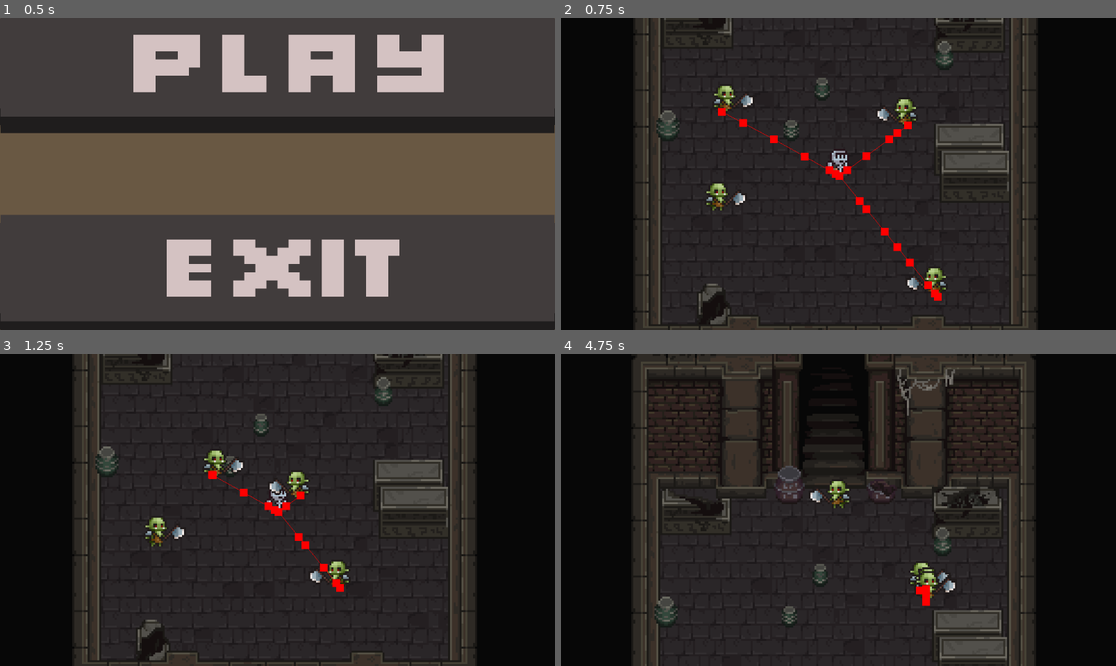
Above: before the commit, frames 1-4 (two rows, left to right).
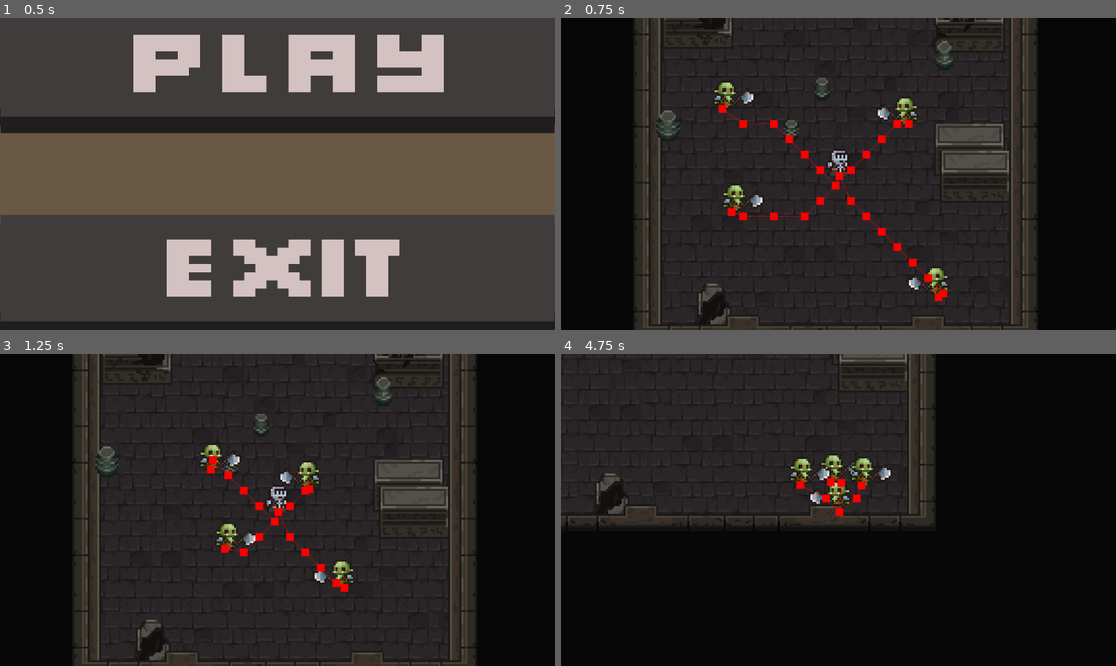
Above: after the commit, the same moments.

Repository: tlombardot/Mizofania
Game: Godot game, scene res://scenes/menu.tscn
Same seed, same stepped clock (60 frames per second), same inputs: the game is played once before the commit and once after it.
Inputs (mouse positions are in pixels of both pictures, inside the frame that each line leads up to):
- Up to frame 1 (0.5 s): no input
- Up to frame 2 (0.75 s): click (783, 92) at 0.5 s
- Up to frame 3 (1.25 s): no input
- Up to frame 4 (4.75 s): tap Enter (ui_accept) at 1.25, 1.52, 2.27, 3.77, 4.52 s; move the mouse to (960, 494) at 1.27 s; hold D (droite) 1.28-2.03 s; move the mouse to (727, 525) at 2.02 s; hold S (bas) 2.03-2.78 s; move the mouse to (894, 441) at 2.77 s; hold D (droite) 2.78-3.53 s; move the mouse to (810, 572) at 3.52 s; hold W (haut) 3.53-4.28 s; move the mouse to (1005, 556) at 4.27 s; hold A (gauche) from 4.28 s (still down)

Frame 1 is identical in both runs. In frame 2, 2.3% of the frame differs, in the area x 26-70%, y 20-91%; in frame 3, 2.4%; in frame 4, 51%, in the area x 0-86%, y 0-100%.

Commit message:
Fix: Pathfinding

Diff:
--- a/scenes/orc.tscn
+++ b/scenes/orc.tscn
@@ -115,8 +115,8 @@
 "speed": 5.0
 }]
 
-[sub_resource type="RectangleShape2D" id="RectangleShape2D_2byfh"]
-size = Vector2(5, 3)
+[sub_resource type="CircleShape2D" id="CircleShape2D_hu8b3"]
+radius = 8.0
 
 [node name="Orc" type="CharacterBody2D" unique_id=608689109 groups=["ennemi"]]
 z_index = 1
@@ -131,16 +131,20 @@
 frame_progress = 0.24142131
 
 [node name="CollisionShape2D" type="CollisionShape2D" parent="." unique_id=1532172233]
-position = Vector2(0.5, -1)
-shape = SubResource("RectangleShape2D_2byfh")
+position = Vector2(0, -7)
+shape = SubResource("CircleShape2D_hu8b3")
 
 [node name="NavigationAgent2D" type="NavigationAgent2D" parent="." unique_id=477617216]
 target_desired_distance = 20.0
+path_postprocessing = 1
+simplify_epsilon = 5.005
+avoidance_enabled = true
+radius = 5.0
 debug_enabled = true
 
-[node name="RayCast2D" type="RayCast2D" parent="." unique_id=964472646]
-position = Vector2(0, -31)
-target_position = Vector2(0, 31)
+[node name="RayCast2D" type="RayCast2D" parent="." unique_id=220680770]
+position = Vector2(0, -15)
+collide_with_bodies = false
 
 [node name="Timer" type="Timer" parent="." unique_id=1033635358]
 wait_time = 5.0
--- a/scripts/masque_projectile.gd
+++ b/scripts/masque_projectile.gd
@@ -14,11 +14,11 @@
 			player_ref.prendre_corps(body)
 		queue_free()
 
-	# 2. SI C'EST LE JOUEUR (On ignore, pour pas se tirer dessus soi-même)
+	# SI C'EST LE JOUEUR (On ignore, pour pas se tirer dessus soi-même)
 	elif body == player_ref:
 		pass # On ne fait rien
 
-	# 3. SI C'EST N'IMPORTE QUOI D'AUTRE (Donc un mur, un sol, une table...)
+	# SI C'EST N'IMPORTE QUOI D'AUTRE (Donc un mur, un sol, une table...)
 	else:
 		# On détruit le masque car il a tapé un obstacle
 		queue_free()
--- a/scripts/orc.gd
+++ b/scripts/orc.gd
@@ -1,7 +1,7 @@
 extends CharacterBody2D
 
 @export var speed = 60
-@export var vision_range = 200
+@export var vision_range = 250
 
 # États de l'ennemi
 enum State { IDLE, CHASE, SEARCH }
@@ -16,70 +16,108 @@
 @onready var timer_memoire = $Timer
 
 func _ready():
-	# On cherche le joueur
+	# 1. On récupère le joueur
 	player = get_tree().get_first_node_in_group("player")
 
-	# Réglage du pathfindingqs
-	nav_agent.path_desired_distance = 4.0
-	nav_agent.target_desired_distance = 4.0
+	# 2. On configure l'Agent de Navigation
+	nav_agent.path_desired_distance = 20.0
+	nav_agent.target_desired_distance = 20.0
 
-	# Configuration du Timer
+	# IMPORTANT POUR L'ÉVITEMENT :
+	# On connecte le signal qui nous donnera la "Vitesse Sûre" (calculée pour éviter les autres)
+	nav_agent.velocity_computed.connect(_on_velocity_computed)
+
+	# 3. Réglages divers
 	timer_memoire.timeout.connect(_on_memory_timeout)
-	raycast.add_exception(self)
+
+	# Petite astuce : on attend que la map soit chargée
+	call_deferred("actor_setup")
+
+func actor_setup():
+	await get_tree().physics_frame
 
 func _physics_process(delta):
 	if !player: return
 
-	#GESTION DE LA VUE (Raycast)
+	# --- A. VISION (SNIPER) ---
 	var distance = global_position.distance_to(player.global_position)
 	var can_see_player = false
-	var cible_visuelle = player.global_position + Vector2(0, -15)
-	# On pointe le laser vers le joueur
-	raycast.target_position = to_local(cible_visuelle)
+
+	# On vise le COEUR du joueur (-10px), pas ses pieds
+	var cible_coeur = player.global_position + Vector2(0, -10)
+
+	# On oriente le laser depuis les yeux de l'orc (to_local)
+	raycast.target_position = raycast.to_local(cible_coeur)
 	raycast.force_raycast_update()
 
-	# SI le joueur est assez près ET que le laser ne touche PAS de mur
-	if distance < vision_range and not raycast.is_colliding():
-		can_see_player = true
+	# Si on est assez près
+	if distance < vision_range:
+		# Si le Raycast tape le joueur (Option précise)
+		if raycast.is_colliding():
+			if raycast.get_collider() == player:
+				can_see_player = true
+		else:
+			# Si le Raycast ne touche RIEN (donc pas de mur), on te voit
+			# (Seulement si le joueur n'est PAS dans le mask du raycast)
+			can_see_player = true
 
-	#Changement d'état
+	# --- B. CERVEAU (Changement d'état) ---
 	if can_see_player:
 		current_state = State.CHASE
 		timer_memoire.stop()
 		last_known_position = player.global_position
 	elif current_state == State.CHASE and !can_see_player:
-		# On pert le joueur de vue !
 		current_state = State.SEARCH
-		timer_memoire.start() # On lance le chrono de 5 secondes
-		print("Je t'ai perdu ! Je cherche encore 5s...")
+		timer_memoire.start()
+		print("Je t'ai perdu ! Je cherche...")
 
-	#MOUVEMENT
+	# --- C. CALCUL DU MOUVEMENT ---
+	# Note : Ici on ne bouge pas encore ! On calcule juste où on VOUDRAIT aller.
+
+	var velocity_desiree = Vector2.ZERO
+
 	match current_state:
 		State.IDLE:
-			velocity = Vector2.ZERO
+			velocity_desiree = Vector2.ZERO
 			sprite.play("idle")
 
 		State.CHASE, State.SEARCH:
-			# Si on chasse ou cherche, on va vers la cible
+			# On met à jour la cible
 			nav_agent.target_position = last_known_position
 
 			if nav_agent.is_navigation_finished():
-				velocity = Vector2.ZERO
+				velocity_desiree = Vector2.ZERO
 				sprite.play("idle")
 			else:
-				# C'est ici que le pathfinding opère
 				var next_path_pos = nav_agent.get_next_path_position()
 				var direction = global_position.direction_to(next_path_pos)
-				velocity = direction * speed
+
+				# C'est ici qu'on définit la vitesse qu'on VEUT avoir
+				velocity_desiree = direction * speed
+
 				sprite.play("walk")
 
-				# Gestion Flip
-				if velocity.x < 0: sprite.flip_h = true
-				elif velocity.x > 0: sprite.flip_h = false
+				# Gestion du regard (Flip)
+				if velocity.x < -0.1: sprite.flip_h = true
+				elif velocity.x > 0.1: sprite.flip_h = false
 
+	# --- D. APPLICATION DE L'ÉVITEMENT ---
+	if nav_agent.avoidance_enabled:
+		# Si l'évitement est activé, on envoie notre souhait à l'agent
+		# Il va réfléchir et nous renvoyer la réponse dans "_on_velocity_computed"
+		nav_agent.set_velocity(velocity_desiree)
+	else:
+		# Si pas d'évitement, on bouge comme un bourrin (ancienne méthode)
+		velocity = velocity_desiree
+		move_and_slide()
+
+# --- E. LE RÉSULTAT DE L'ÉVITEMENT ---
+# Cette fonction est appelée automatiquement par Godot quand il a fini de calculer
+func _on_velocity_computed(safe_velocity):
+	# "safe_velocity" c'est la vitesse corrigée pour ne pas taper les copains
+	velocity = safe_velocity
 	move_and_slide()
 
-# Quand les 5 secondes sont finies
 func _on_memory_timeout():
-	print("Bon, il est parti. J'arrête.")
+	print("Abandon.")
 	current_state = State.IDLE
